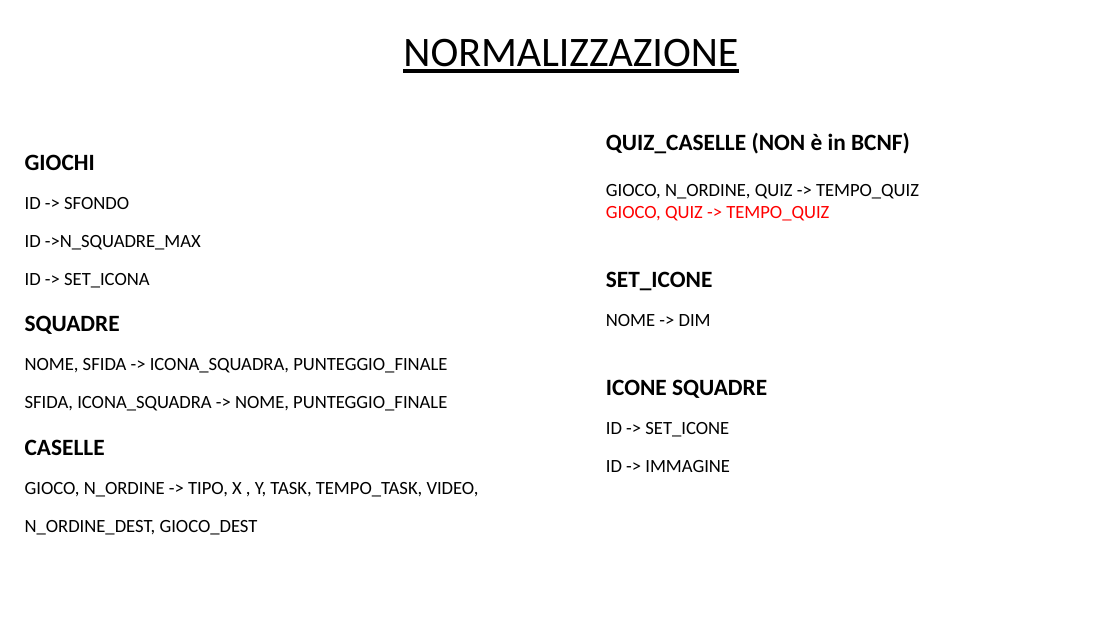
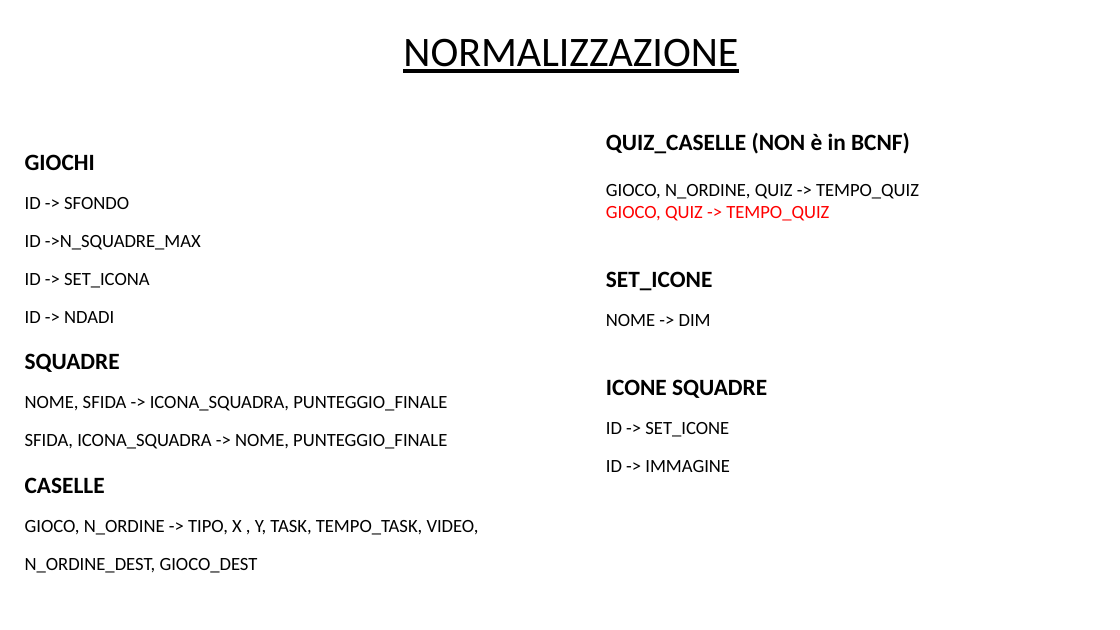
Before and after one commit to DavideGit-cs/BD_Progetto_Gruppo11, a slide deck: slide 9 of Vincoli_Domini_BDProgetto_finale.pptx. Drawn at 1120x630 pixels with LibreOffice and Linux fonts; fonts in the diff are those of the drawing. Boxes give left, top, right and bottom in pixels: in the first picture for what was removed or moved away, otherwise in the second. Text is boxed around its words. In the diff, an @@ line names an element or a change of style, - is before the commit and + after.

```diff
--- a/Vincoli_Domini_BDProgetto_finale.pptx
+++ b/Vincoli_Domini_BDProgetto_finale.pptx
@@ text at (25,311,114,323): paragraph added @@
+ID -> NDADI
```
Also in this commit, not shown: 15 other slides changed, 5 slides added, 1 slide removed, 10 other files.
